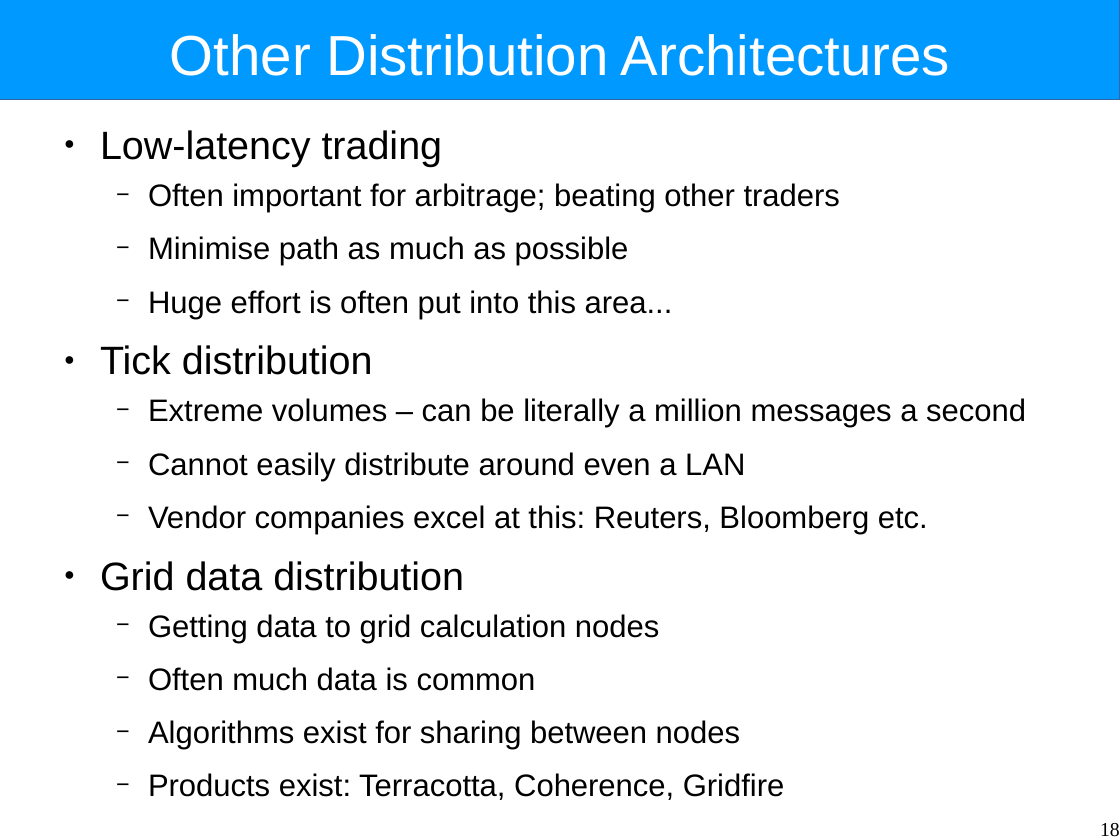
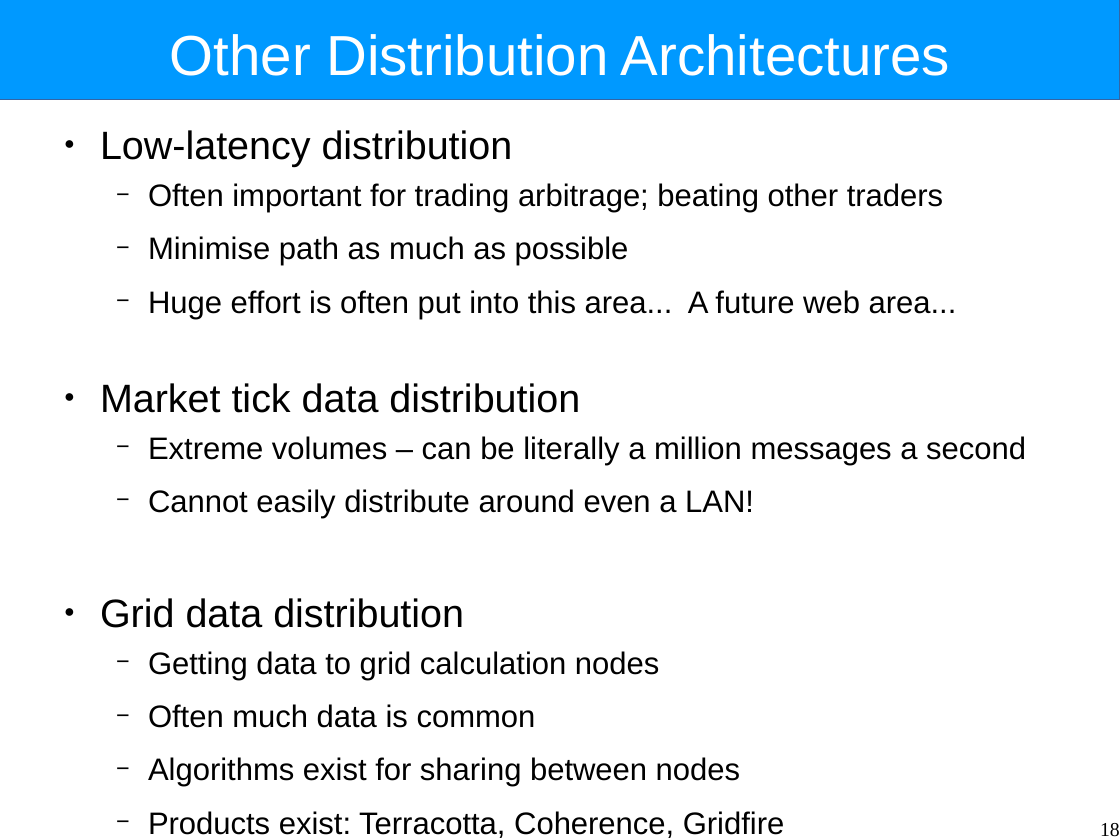
Before and after one commit to Intrinsarc/intrinsarc-evolve, a slide deck: slide 18 of Academic Work/lectures/data-distribution-architectures.odp. Drawn at 1120x840 pixels with LibreOffice and Linux fonts; fonts in the diff are those of the drawing. Boxes give left, top, right and bottom in pixels: in the first picture for what was removed or moved away, otherwise in the second. Text is boxed around its words. In the diff, an @@ line names an element or a change of style, - is before the commit and + after.

```diff
--- a/Academic Work/lectures/data-distribution-architectures.odp
+++ b/Academic Work/lectures/data-distribution-architectures.odp
@@ text at [100,130,943,213]: text changed @@
-● Low-latency trading
-  − Often important for arbitrage; beating other traders
+● Low-latency distribution
+  − Often important for trading arbitrage; beating other traders
@@ text at [100,290,957,413]: text changed @@
-  − Huge effort is often put into this area...
-● Tick distribution
+  − Huge effort is often put into this area... A future web area...
+● Market tick data distribution
@@ text at [148,489,754,518]: text changed @@
-  − Cannot easily distribute around even a LAN
-  − Vendor companies excel at this: Reuters, Bloomberg etc.
+  − Cannot easily distribute around even a LAN!
```
Also in this commit, not shown: 6 other slides changed, 10 slides added, 6 slides removed, 3 other files.
